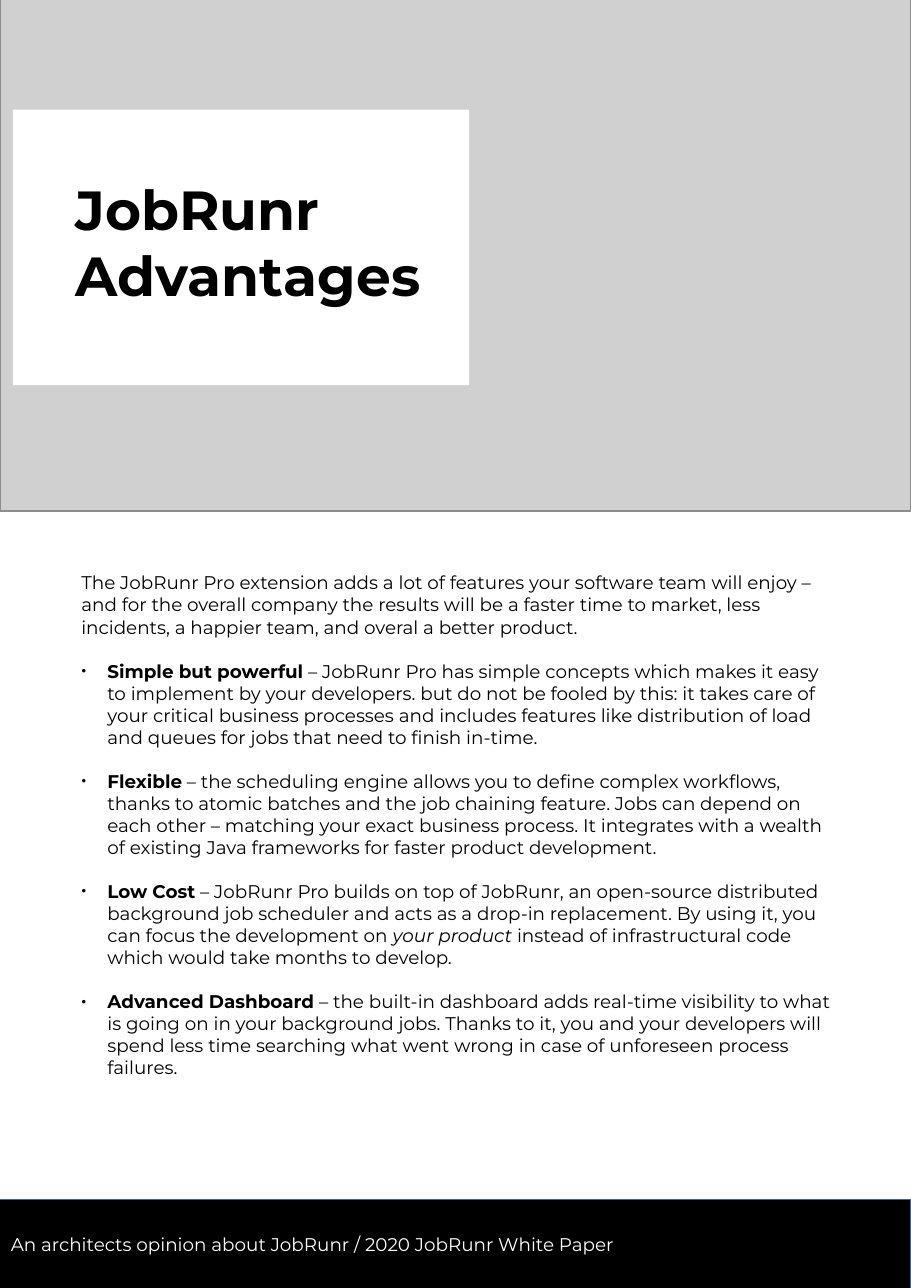
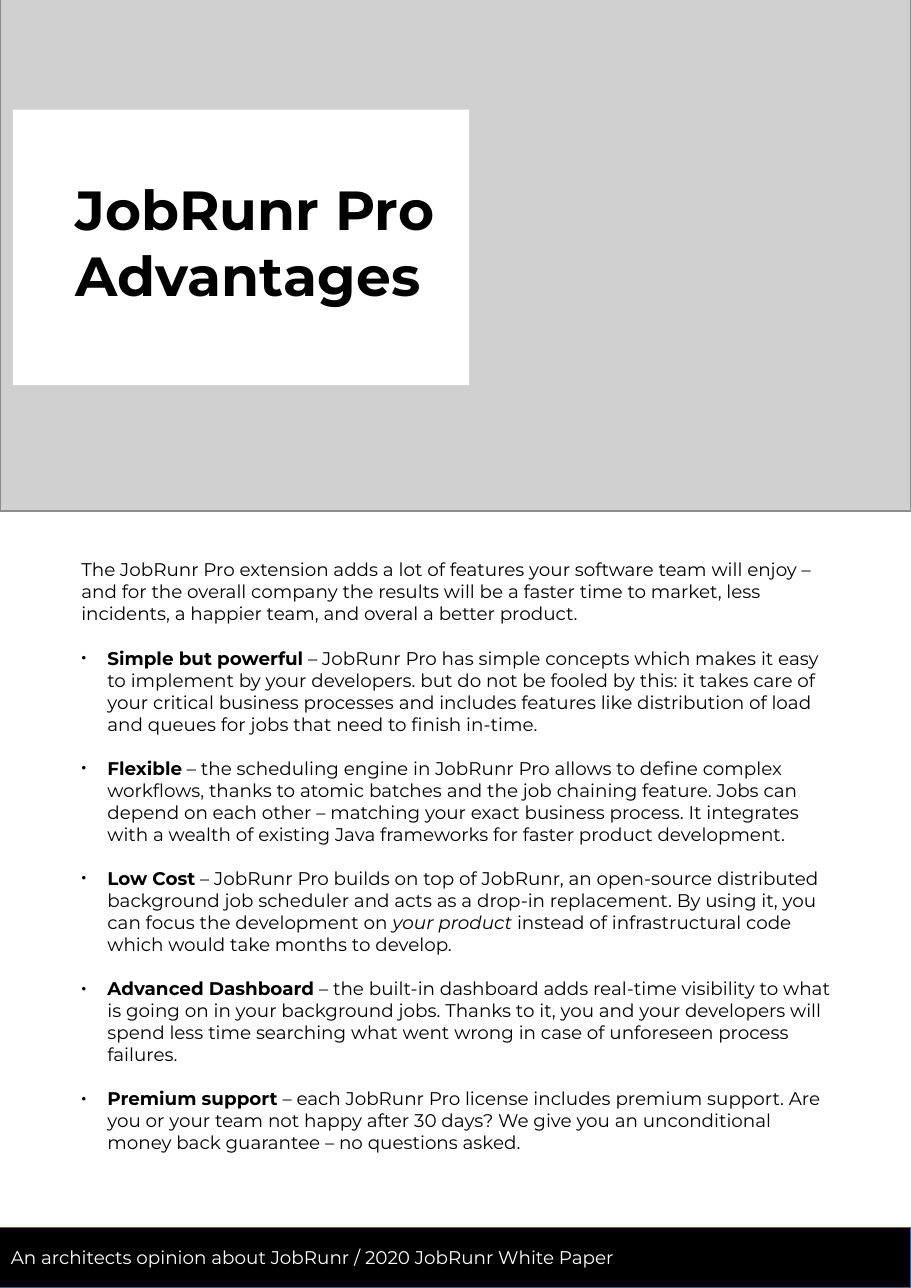
Before and after one commit to jobrunr/website, a slide deck: slide 5 of content/en/white-paper/whitepaper.odp (slide 3 before the commit). Drawn at 911x1288 pixels with LibreOffice and Linux fonts; fonts in the diff are those of the drawing; grey boxes stand for pictures. Boxes give left, top, right and bottom in pixels: in the first picture for what was removed or moved away, otherwise in the second. Text is boxed around its words. In the diff, an @@ line names an element or a change of style, - is before the commit and + after.

```diff
--- a/content/en/white-paper/whitepaper.odp
+++ b/content/en/white-paper/whitepaper.odp
@@ text at <box>75,189,434,231</box>: text changed @@
-JobRunr
+JobRunr Pro
@@ text "The JobRunr Pro extension adds ...": place and size @@
-text "The JobRunr Pro extension adds ..." at <box>81,575,830,1074</box>
+text "The JobRunr Pro extension adds ..." at <box>81,562,830,1153</box>
@@ text at <box>107,760,799,845</box>: text changed @@
-● Flexible – the scheduling engine allows you to define complex workflows, thanks to atomic batches and the job chaining feature. Jobs can depend on each other – matching your exact business process. It integrates with a wealth of existing Java frameworks for faster product development.
+● Flexible – the scheduling engine in JobRunr Pro allows to define complex workflows, thanks to atomic batches and the job chaining feature. Jobs can depend on each other – matching your exact business process. It integrates with a wealth of existing Java frameworks for faster product development.
@@ text at <box>107,1090,820,1153</box>: paragraph added @@
+● Premium support – each JobRunr Pro license includes premium support. Are you or your team not happy after 30 days? We give you an unconditional money back guarantee – no questions asked.
@@ rectangle "An architects opinion about JobRunr ...": place and size @@
-rectangle "An architects opinion about JobRunr ..." at <box>0,1200,911,1288</box>
+rectangle "An architects opinion about JobRunr ..." at <box>0,1227,911,1288</box>
```
Also in this commit, not shown: 2 other slides changed, 2 slides added, 24 other files.
